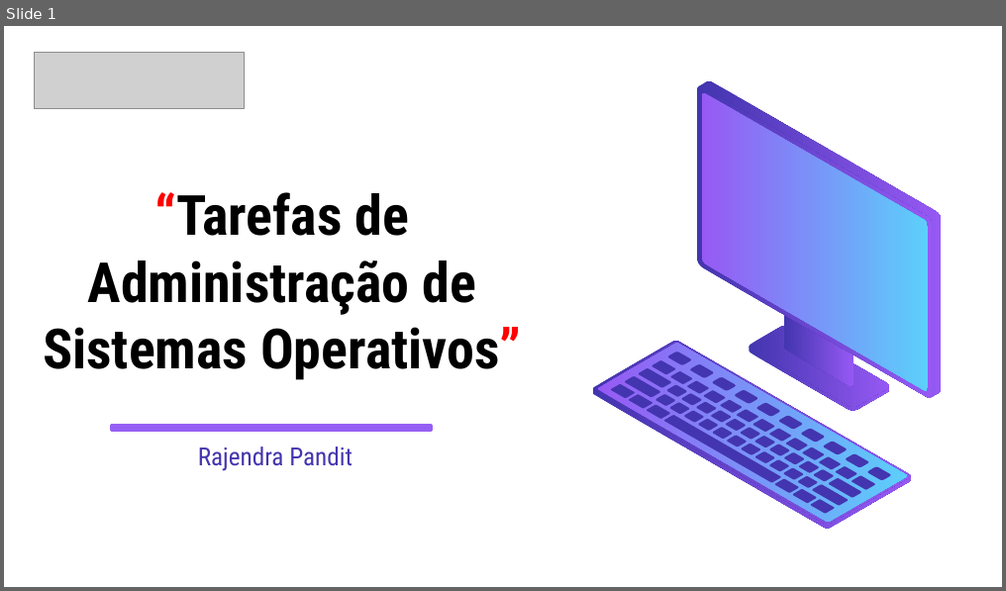
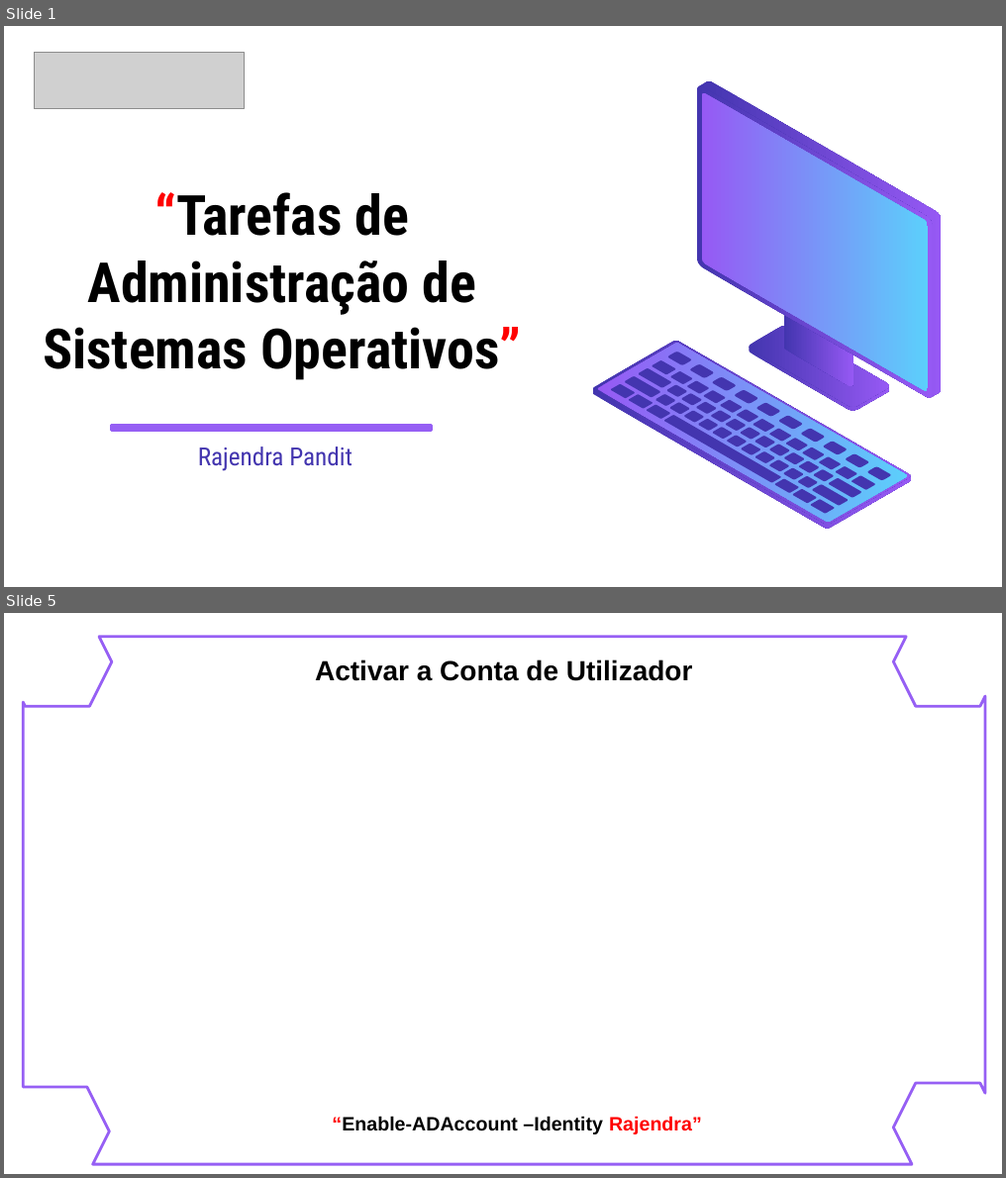
Before and after one commit to codebysujan/PowerPoint, a slide deck: Presentation1.pptx. Shown one above the other, each under a label of ours: slide 1 before the commit, slides 1 and 5 after it; the slides between them are not shown. The pictures are 1006x591 and 1006x1178 pixels, drawn with LibreOffice and Linux fonts; fonts in the diff are those of the drawing; grey boxes stand for pictures. Boxes give left, top, right and bottom in pixels: in the first picture for what was removed or moved away, otherwise in the second. Text is boxed around its words. In the diff, an @@ line names an element or a change of style, - is before the commit and + after.

```diff
--- a/Presentation1.pptx
+++ b/Presentation1.pptx
@@ slide 5 added at (4, 613, 1002, 1174), background #FFFFFF @@
@@ freeform shape added at (23, 637, 985, 1164), outline #965FF4 2 pt @@
@@ text added at (315, 660, 693, 681), 20 pt, text #000000, bold @@
+Activar a Conta de Utilizador
@@ rectangle added at (414, 650, 576, 719), fill #FFFFFF, outline #FFFFFF 2 pt @@
@@ text added at (332, 1116, 702, 1135), 14 pt, text #000000, bold @@
+“Enable-ADAccount –Identity Rajendra”
```
Also in this commit, not shown: 1 slide changed, 4 other slides added, 1 slide removed.
